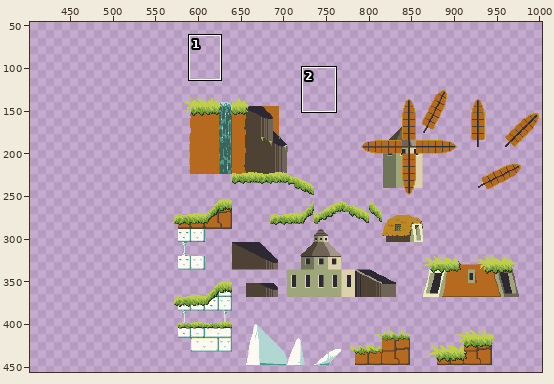
Two states of a pixel-art file, assets/Tile/WastesWorking.ase. The picture above shows the old version from afar; the outline marks the close-up.
Close-up. First the earlier version:
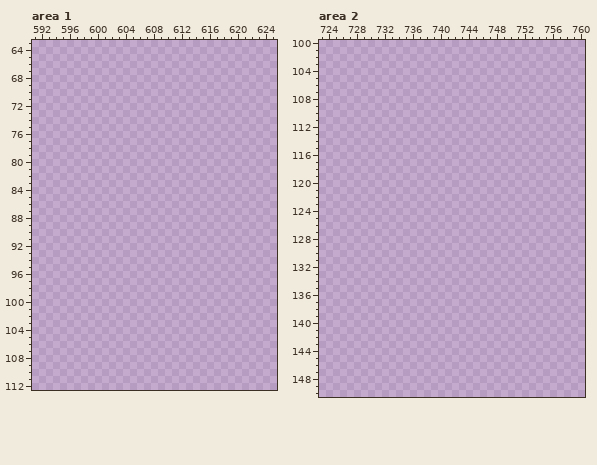
512x512 pixels, 1 frame. Colours within 5 levels of each other are drawn and written as one. Shown: area 1: x 591..625, y 63..112; area 2: x 723..760, y 100..150. The old version is drawn lined up with the new one, on the new canvas. The wide view leaves out empty margins. The commit also changed other parts of the picture, which this record leaves out.
After the commit:
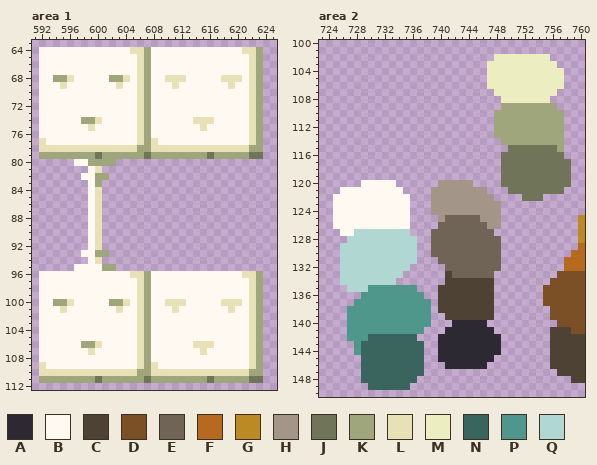
Palette (. is transparent): A #2c2932  B #fff9f1  C #4e4234  D #7b5026  E #706457  F #b66a20  G #bc8a24  H #a39688  J #707559  K #9fa67b  L #e8e1b8  M #ecedc0  N #39655e  P #4f978b  Q #b0d7d1
Changes in this commit:
canvas 512x512 -> 1024x512, the old top-left corner now at 512,0
Changed rows in their new state; - is an unchanged pixel.
Area 1:
first column x 592:
 64 BBBBBBBBBBBBBLLKBBBBBBBBBBBBBLLK
 65 BBBBBBBBBBBBBBLKBBBBBBBBBBBBBBLK
 66 BBBBBBBBBBBBBBLKBBBBBBBBBBBBBBLK
 67 BBBBBBBBBBBBBBLKBBBBBBBBBBBBBBLK
 68 BBKKLBBBBBKKLBLKBBLLLBBBBBLLLBLK
 69 BBBLBBBBBBBLBBLKBBBLBBBBBBBLBBLK
 70 BBBBBBBBBBBBBBLKBBBBBBBBBBBBBBLK
 71 BBBBBBBBBBBBBBLKBBBBBBBBBBBBBBLK
 72 BBBBBBBBBBBBBBLKBBBBBBBBBBBBBBLK
 73 BBBBBBBBBBBBBBLKBBBBBBBBBBBBBBLK
 74 BBBBBBKKLBBBBBLKBBBBBBLLLBBBBBLK
 75 BBBBBBBLBBBBBBLKBBBBBBBLBBBBBBLK
 76 BBBBBBBBBBBBBBLKBBBBBBBBBBBBBBLK
 77 LBBBBBBBBBBBBBLKLBBBBBBBBBBBBBLK
 78 LLLLLLLLLLLLLLKKLLLLLLLLLLLLLLKK
 79 KKKKKKKKJKKKKKKJKKKKKKKKJKKKKKJJ
 80 -----BBKKKK---------------------
 81 -------BL-----------------------
 82 ------BBKK----------------------
 83 -------BK-----------------------
 84 -------BL-----------------------
 85 -------BL-----------------------
 86 -------BL-----------------------
 87 -------BL-----------------------
 88 -------BL-----------------------
 89 -------BL-----------------------
 90 -------BL-----------------------
 91 -------BL-----------------------
 92 -------BL-----------------------
 93 ------BBKK----------------------
 94 -------BL-----------------------
 95 -----BBBBKK---------------------
 96 BBBBBBBBBBBBBLLKBBBBBBBBBBBBBLLK
 97 BBBBBBBBBBBBBBLKBBBBBBBBBBBBBBLK
 98 BBBBBBBBBBBBBBLKBBBBBBBBBBBBBBLK
 99 BBBBBBBBBBBBBBLKBBBBBBBBBBBBBBLK
100 BBKKLBBBBBKKLBLKBBLLLBBBBBLLLBLK
101 BBBLBBBBBBBLBBLKBBBLBBBBBBBLBBLK
102 BBBBBBBBBBBBBBLKBBBBBBBBBBBBBBLK
103 BBBBBBBBBBBBBBLKBBBBBBBBBBBBBBLK
104 BBBBBBBBBBBBBBLKBBBBBBBBBBBBBBLK
105 BBBBBBBBBBBBBBLKBBBBBBBBBBBBBBLK
106 BBBBBBKKLBBBBBLKBBBBBBLLLBBBBBLK
107 BBBBBBBLBBBBBBLKBBBBBBBLBBBBBBLK
108 BBBBBBBBBBBBBBLKBBBBBBBBBBBBBBLK
109 LBBBBBBBBBBBBBLKLBBBBBBBBBBBBBLK
110 LLLLLLLLLLLLLLKKLLLLLLLLLLLLLLKK
111 KKKKKKKKJKKKKKKJKKKKKKKKJKKKKKJJ
Area 2:
first column x 725:
102 -----------------------MMMMMMMM-----
103 ----------------------MMMMMMMMMM----
104 ----------------------MMMMMMMMMMM---
105 ----------------------MMMMMMMMMMM---
106 ----------------------MMMMMMMMMMM---
107 -----------------------MMMMMMMMM----
108 ------------------------MMMMMMM-----
109 ------------------------KKKKKKKK----
110 -----------------------KKKKKKKKKK---
111 -----------------------KKKKKKKKKK---
112 -----------------------KKKKKKKKKK---
113 -----------------------KKKKKKKKKK---
114 ------------------------KKKKKKKKK---
115 -------------------------JJJJJJJK---
116 ------------------------JJJJJJJJJ---
117 ------------------------JJJJJJJJJJ--
118 ------------------------JJJJJJJJJJ--
119 ------------------------JJJJJJJJJJ--
120 ----BBBBB------HHHHH----JJJJJJJJJJ--
121 -BBBBBBBBB----HHHHHHHH---JJJJJJJJ---
122 BBBBBBBBBBB---HHHHHHHHH----JJJ------
123 BBBBBBBBBBB---HHHHHHHHHH------------
124 BBBBBBBBBBB---HHHHHHHHHH------------
125 BBBBBBBBBBB----HEEEEEHHH-----------G
126 BBBBBBBBBBB----EEEEEEEHH-----------G
127 -BBQQQQQQQQ---EEEEEEEEE------------G
128 --QQQQQQQQQQ--EEEEEEEEEE-----------G
129 -QQQQQQQQQQQ--EEEEEEEEEE-----------F
130 -QQQQQQQQQQQ--EEEEEEEEEE----------FF
131 -QQQQQQQQQQQ---EEEEEEEEE---------FFF
132 -QQQQQQQQQQ-----EEEEEEEE---------FFF
133 -QQQQQQQQQ------CEEEEEE---------DDDD
134 -QQQQQQQQ-------CCCCCCC--------DDDDD
135 --QQQPPPPPPP---CCCCCCCC-------DDDDDD
136 ----PPPPPPPPP--CCCCCCCC-------DDDDDD
137 ---PPPPPPPPPPP-CCCCCCCC-------DDDDDD
138 --PPPPPPPPPPPP-CCCCCCCC--------DDDDD
139 --PPPPPPPPPPPP--CCCCCCC--------DDDDD
140 --PPPPPPPPPPPP---AAAAA----------DDDD
141 --PPPPPPPPPPP---AAAAAAA--------CCCDD
142 --PPPNNNNNNN---AAAAAAAAA-------CCCCC
143 ---PNNNNNNNNN--AAAAAAAAA-------CCCCC
144 ---PNNNNNNNNN--AAAAAAAAA-------CCCCC
145 ----NNNNNNNNN--AAAAAAAA--------CCCCC
146 ----NNNNNNNNN---AAAAAA---------CCCCC
147 ----NNNNNNNNN-------------------CCCC
148 ----NNNNNNNN----------------------CC
149 -----NNNNNN-------------------------
Changed places in both close-ups, as pixel boxes (x1, y1, x2, y2):
added: (39, 47, 263, 383)
added: (333, 54, 585, 390)
